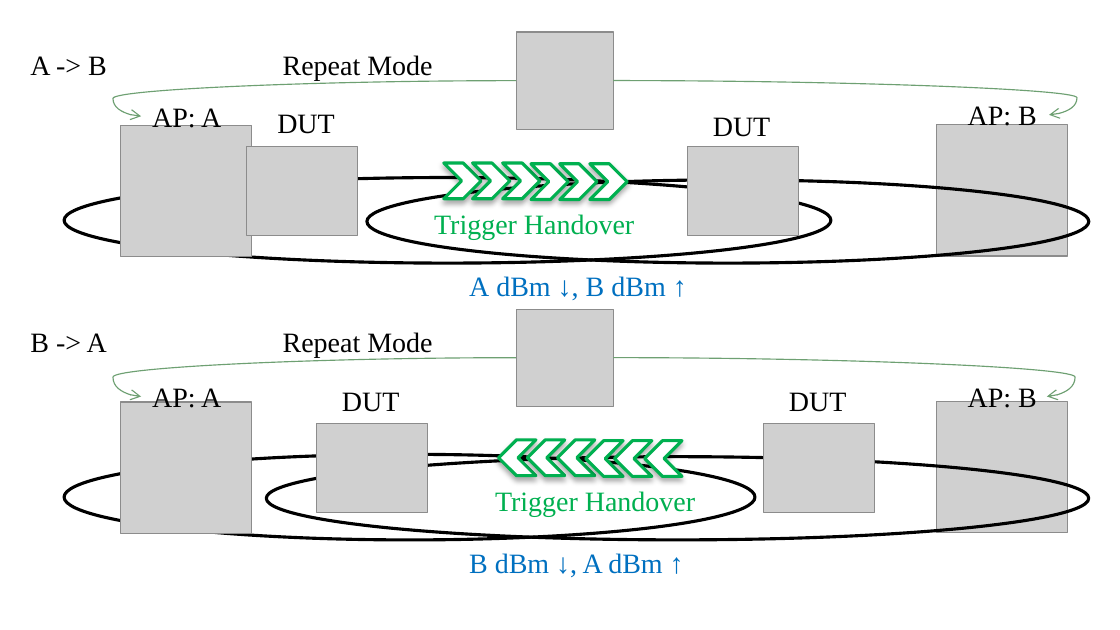
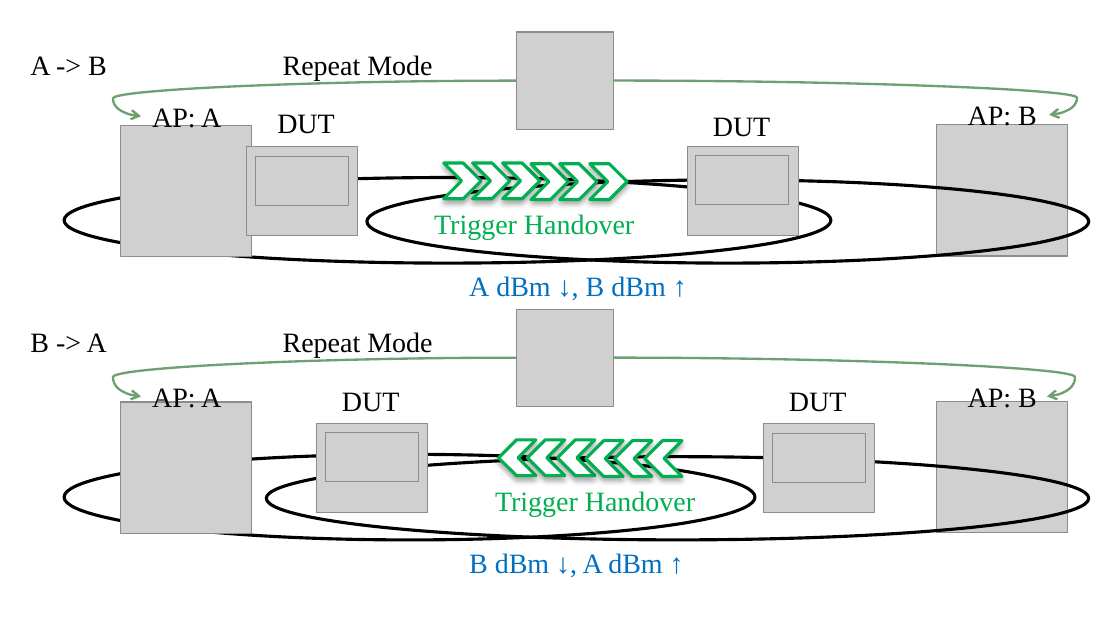
Before and after one commit to jackiejay888/automation, a slide deck: slide 6 of kpi/Automation Testing/Automation Testing_20200722.pptx. Drawn at 1120x630 pixels with LibreOffice and Linux fonts; fonts in the diff are those of the drawing; grey boxes stand for pictures; background and template pictures are left out. Boxes give left, top, right and bottom in pixels: in the first picture for what was removed or moved away, otherwise in the second. Text is boxed around its words. In the diff, an @@ line names an element or a change of style, - is before the commit and + after.

```diff
--- a/kpi/Automation Testing/Automation Testing_20200722.pptx
+++ b/kpi/Automation Testing/Automation Testing_20200722.pptx
@@ curved arrow (516, 81) - (141, 116): stroke #6EA172 0.75 pt to #6EA172 1.5 pt @@
@@ curved arrow (614, 81) - (1049, 115): stroke #6EA172 0.75 pt to #6EA172 1.5 pt @@
@@ picture added at (x1=255, y1=157, x2=348, y2=206) @@
@@ picture added at (x1=696, y1=156, x2=788, y2=205) @@
@@ curved arrow (516, 357) - (141, 396): stroke #6EA172 0.75 pt to #6EA172 1.5 pt @@
@@ curved arrow (614, 357) - (1047, 396): stroke #6EA172 0.75 pt to #6EA172 1.5 pt @@
@@ picture added at (x1=326, y1=432, x2=419, y2=482) @@
@@ picture added at (x1=773, y1=433, x2=866, y2=483) @@
```
Also in this commit, not shown: 5 other slides changed, 1 other file.
